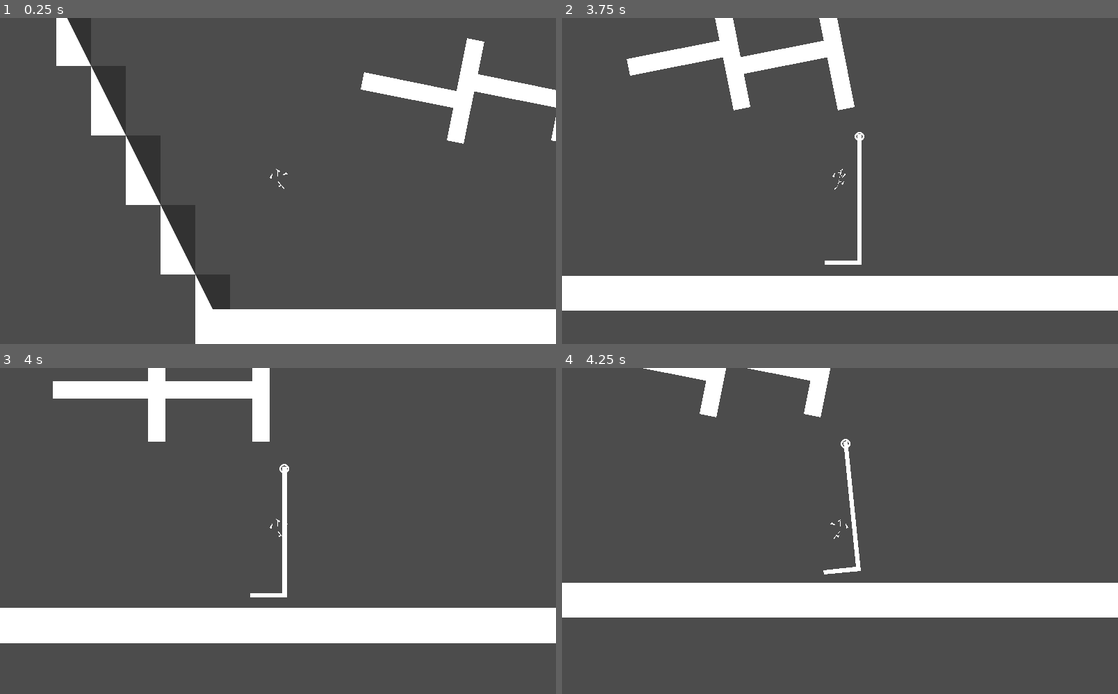
Above: before the commit, frames 1-4 (two rows, left to right).
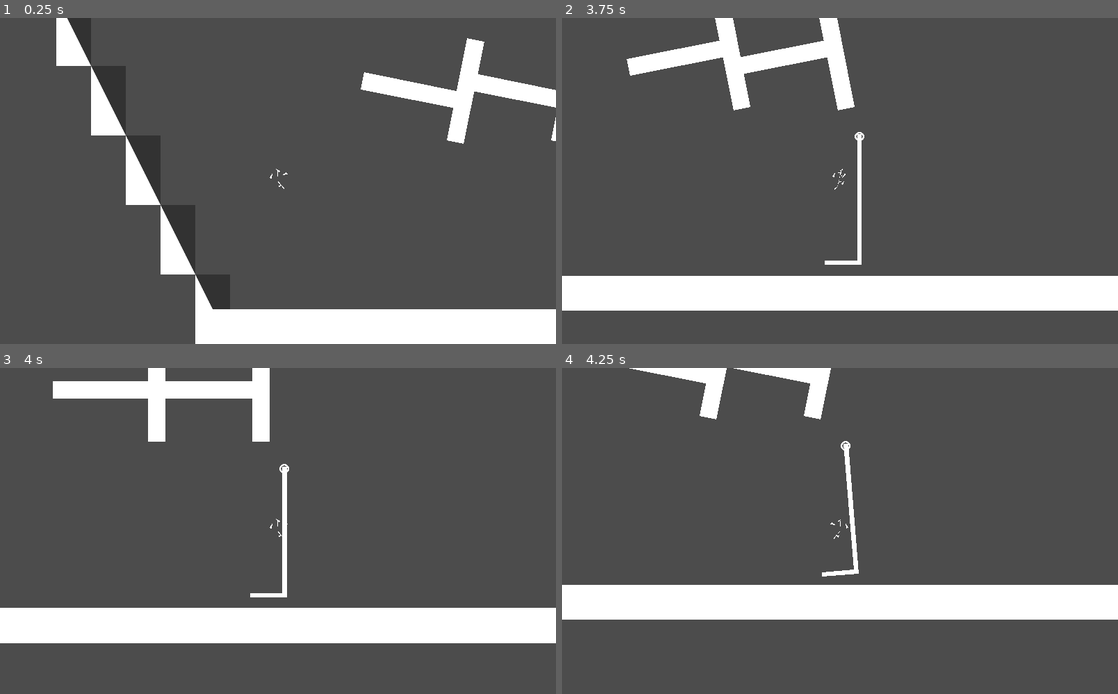
Above: after the commit, the same moments.

Repository: Luraktinus/EN_
Game: Godot game, scene res://Levels/9.tscn
Two runs of this game, one before a commit and one after it. Both use one fixed random seed, a clock stepped at 60 frames per second and the inputs below. This scene is started directly instead of the project's main scene.
Inputs:
- Up to frame 1 (0.25 s): no input
- Up to frame 2 (3.75 s): tap Enter at 0.5 s; hold Right (ui_right) 0.53-1.28 s; hold Left (ui_left) 1.28-2.03 s; hold Right (ui_right) 2.03-2.78 s; hold Up (ui_up) 2.78-3.53 s; hold Left (ui_left) from 3.53 s (still down)
- Up to frame 3 (4 s): keep holding Left (ui_left)
- Up to frame 4 (4.25 s): keep holding Left (ui_left)

Frames 1-3 are identical in both runs. In frame 4, 1.8% of the frame differs, in the area x 0-100%, y 0-78%.

Commit message:
physics tests

Diff:
--- a/Levels/9.tscn
+++ b/Levels/9.tscn
@@ -116,13 +116,6 @@
 
 custom_solver_bias = 0.0
 radius = 8.43483
-
-[sub_resource type="PhysicsMaterial" id=7]
-
-friction = 1.0
-rough = true
-bounce = 0.0
-absorbent = true
 
 [node name="9" type="Node2D"]
 
@@ -250,25 +243,23 @@
 texture = ExtResource( 4 )
 
 [node name="RigidBody2D" type="RigidBody2D" parent="."]
-editor/display_folded = true
 position = Vector2( 2104, 4528 )
 input_pickable = false
 collision_layer = 1
 collision_mask = 1
 mode = 0
-mass = 0.15
-physics_material_override = SubResource( 7 )
+mass = 1.0
 gravity_scale = 9.81
 custom_integrator = false
-continuous_cd = 2
+continuous_cd = 0
 contacts_reported = 0
 contact_monitor = false
 sleeping = false
-can_sleep = false
+can_sleep = true
 linear_velocity = Vector2( 0, 0 )
-linear_damp = -1.0
+linear_damp = 0.0
 angular_velocity = 0.0
-angular_damp = -1.0
+angular_damp = 0.0
 __meta__ = {
 "_edit_group_": true
 }
Not shown: 1 places in Levels/9.tscn that only renumber resources
